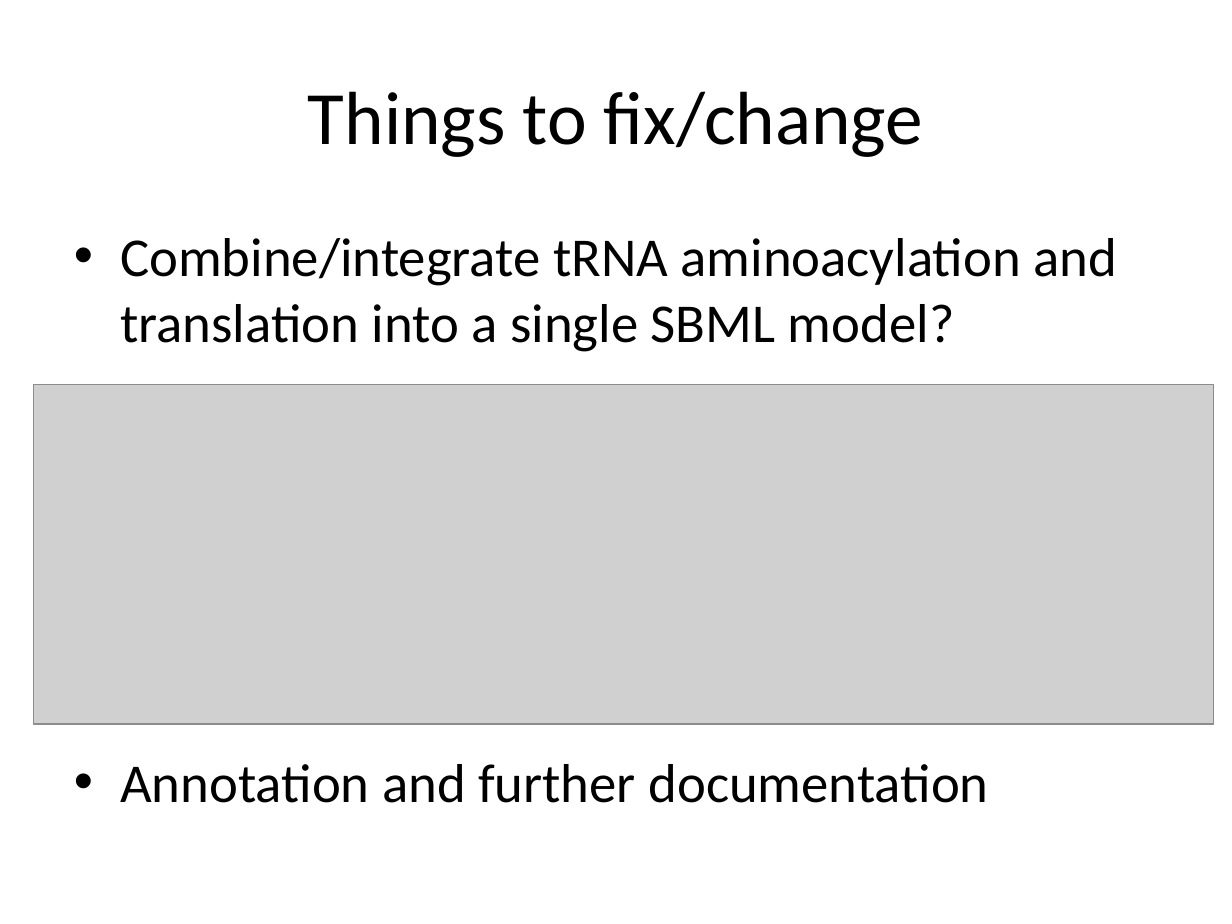
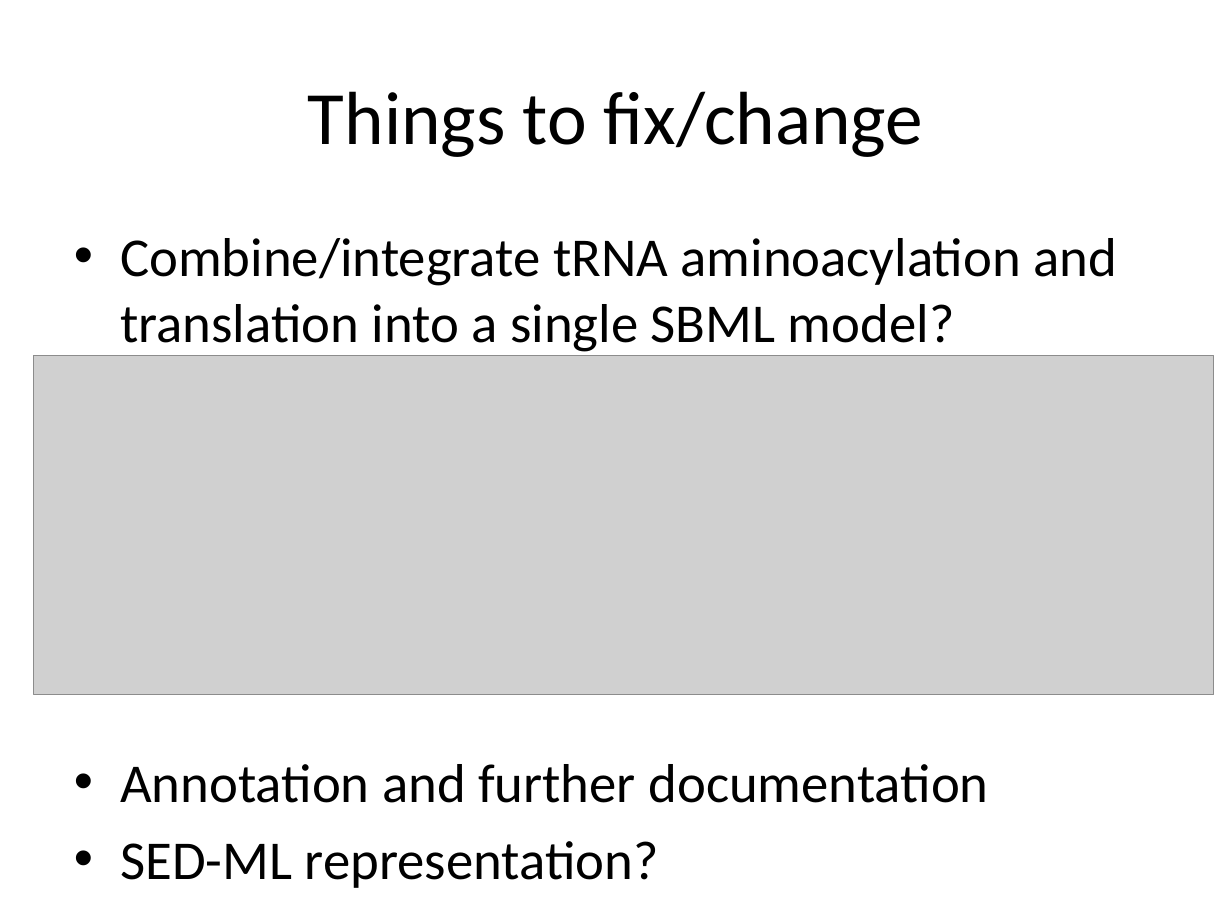
Before and after one commit to dagwa/wholecell-translation, a slide deck: slide 13 of translation_finalPres.pptx (slide 11 before the commit). Drawn at 1232x924 pixels with LibreOffice and Linux fonts; fonts in the diff are those of the drawing; grey boxes stand for pictures. Boxes give left, top, right and bottom in pixels: in the first picture for what was removed or moved away, otherwise in the second. Text is boxed around its words. In the diff, an @@ line names an element or a change of style, - is before the commit and + after.

```diff
--- a/translation_finalPres.pptx
+++ b/translation_finalPres.pptx
@@ picture moved from (x1=34, y1=384, x2=1215, y2=724) to (x1=34, y1=355, x2=1215, y2=695) @@
@@ text at (x1=120, y1=841, x2=659, y2=888): paragraph added @@
+• SED-ML representation?
```
Also in this commit, not shown: 1 other slide changed, 2 slides added.
